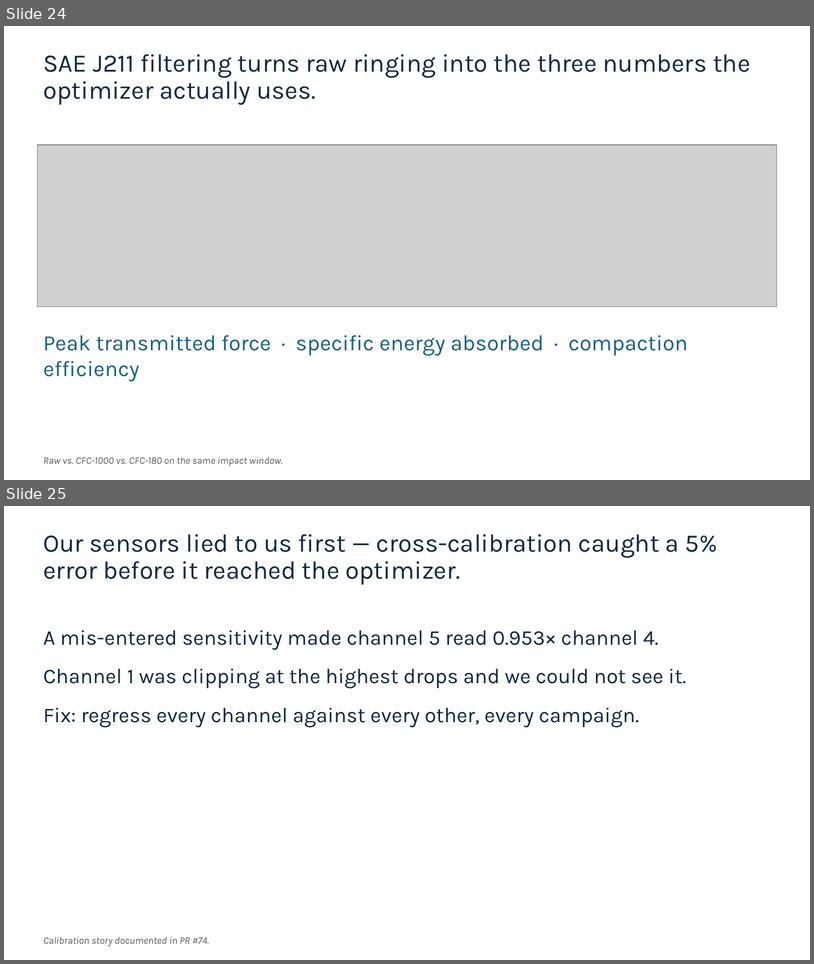
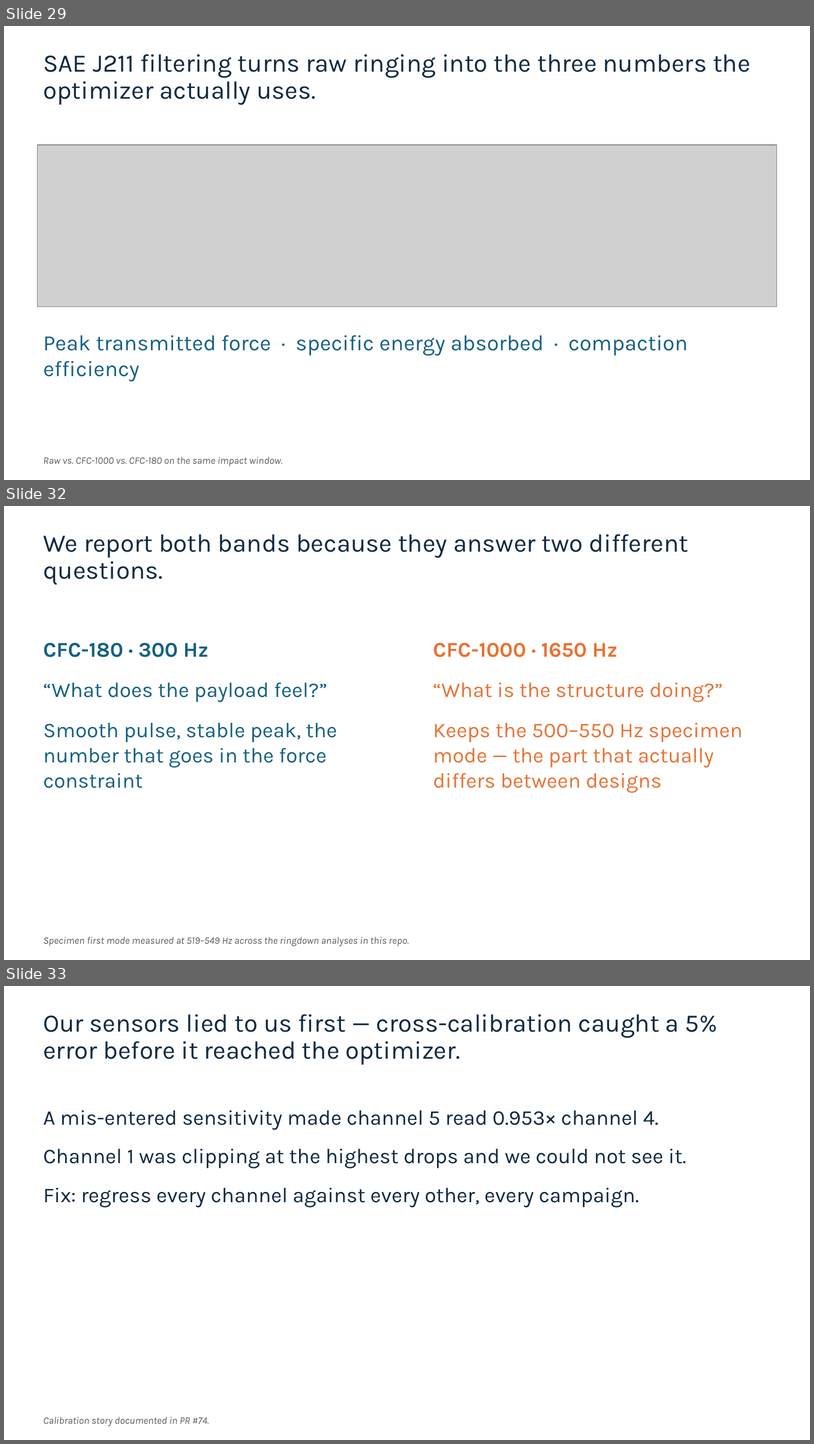
Before and after one commit to vertical-cloud-lab/tensegrity-optimization, a slide deck: presentation/Slide Decks/IDETC Supplement Slides (BO block + gap + video + accel).pptx. Shown one above the other, each under a label of ours: slides 24 and 25 before the commit, slides 29, 32 and 33 after it; the slides between them are not shown. The pictures are 814x964 and 814x1444 pixels, drawn with LibreOffice and Linux fonts; fonts in the diff are those of the drawing; grey boxes stand for pictures. Boxes give left, top, right and bottom in pixels: in the first picture for what was removed or moved away, otherwise in the second. Text is boxed around its words. In the diff, an @@ line names an element or a change of style, - is before the commit and + after.

```diff
--- a/presentation/Slide Decks/IDETC Supplement Slides (BO block + gap + video + accel).pptx
+++ b/presentation/Slide Decks/IDETC Supplement Slides (BO block + gap + video + accel).pptx
@@ slide 32 added at box(4, 506, 810, 960), background #FFFFFF @@
@@ title added at box(43, 534, 689, 585), 30 pt, text #0E2841 @@
+We report both bands because they answer two different questions.
@@ text added at box(43, 643, 337, 788), 25 pt, text #156082 @@
+CFC-180 · 300 Hz
+“What does the payload feel?”
+Smooth pulse, stable peak, the number that goes in the force constraint
@@ text added at box(433, 643, 743, 793), 25 pt, text #E97132 @@
+CFC-1000 · 1650 Hz
+“What is the structure doing?”
+Keeps the 500–550 Hz specimen mode — the part that actually differs between designs
@@ text added at box(43, 936, 409, 946), 12 pt, text #595959, italic @@
+Specimen first mode measured at 519–549 Hz across the ringdown analyses in this repo.
@@ what was slide 24 is now slide 29 @@
@@ what was slide 25 is now slide 33 @@
```
Also in this commit, not shown: 2 slides changed, 9 other slides added, 55 other files.
